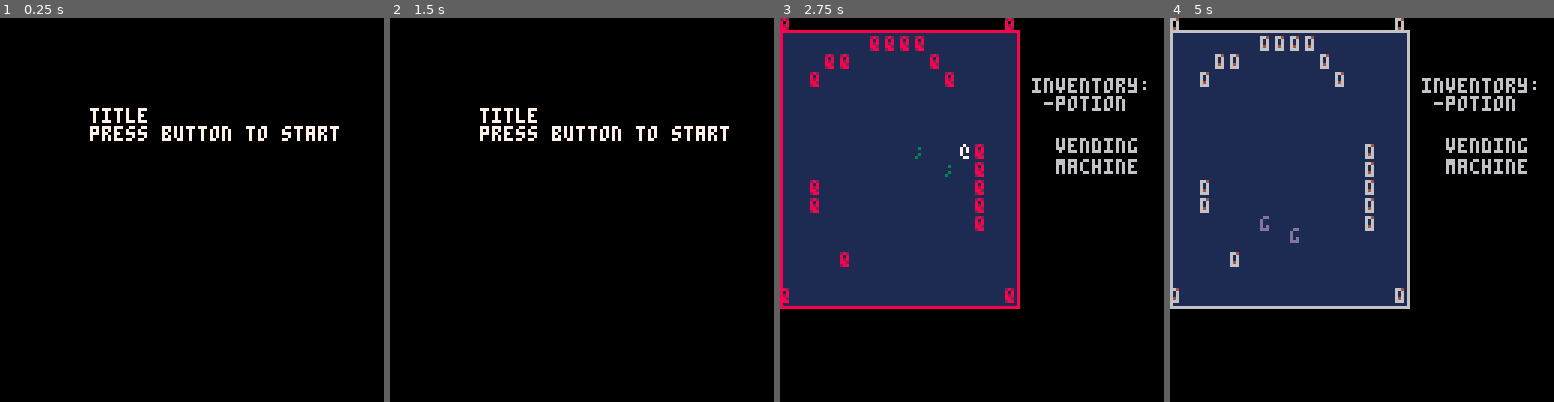
Above: before the commit, frames 1-4 (left to right).
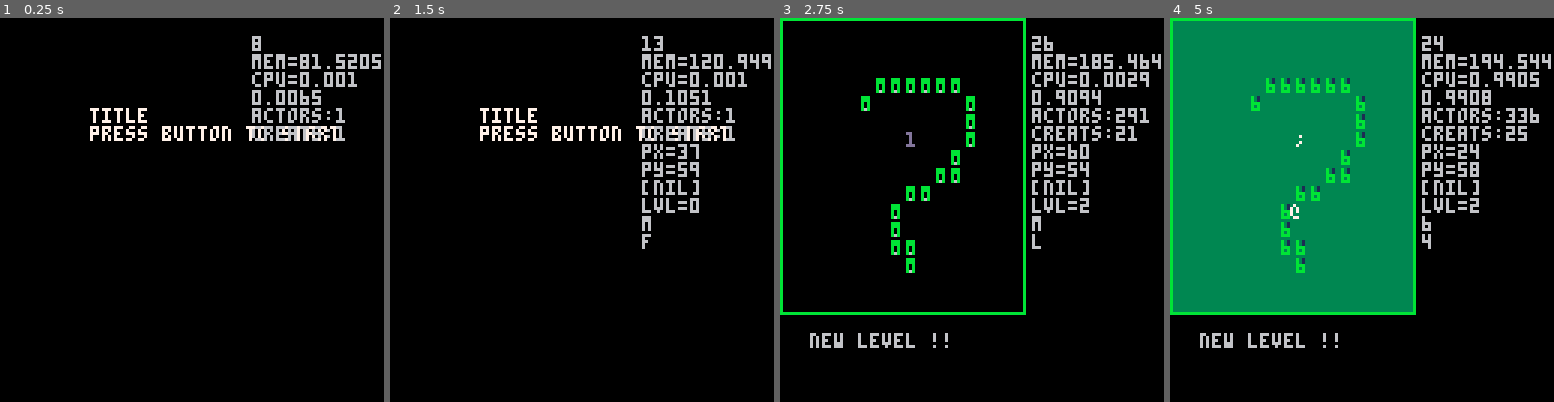
Above: after the commit, the same moments.

Repository: arnodick/castle
Game: PICO-8 cartridge castle.p8
The game is run twice, just before and just after one commit, with the same random seed, the same clock (stepped at 60 frames per second) and the same inputs.
Inputs:
- Up to frame 1 (0.25 s): no input
- Up to frame 2 (1.5 s): tap X (X key) at 0.33, 1.07 s; tap O (Z key) at 0.7 s
- Up to frame 3 (2.75 s): hold Right 1.6-2.1 s; tap O (Z key) at 1.7, 2.1, 2.5 s; tap X (X key) at 1.85 s; hold Up 2.15-2.42 s; hold Right from 2.47 s (still down)
- Up to frame 4 (5 s): tap O (Z key) every 0.4 s from 2.9 to 4.9 s; tap X (X key) at 2.97, 4.08 s; release Right at 3.03 s; hold Left 3.08-3.58 s; hold Down 3.63-3.97 s; hold Right 4.02-4.68 s; hold Up from 4.73 s (still down)

The runs differ from the first frame. In frame 1, 2.4% of the frame differs, in the area x 65-100%, y 4-33%; in frame 2, 3.5%; in frame 3, 52%; in frame 4, 54%, in the area x 0-100%, y 0-86%.

Commit message:
fixed that shit

Diff:
--- a/castle.p8
+++ b/castle.p8
@@ -4,7 +4,7 @@
 --cash castle
 --by ashley pringle
 
-debug=false
+debug=true
 debug_l={}
 debug_l[4]=0
 
@@ -20,7 +20,7 @@
 	if p!=nil then
 	debug_l[7]="px="..p.x
 	debug_l[8]="py="..p.y
-	debug_l[9]="pst="..p.steps
+--	debug_l[9]="pst="..p.steps
 	debug_l[10]="lvl="..level
 	end
 	if actortypes[2]!=nil then
@@ -48,36 +48,36 @@
 	feelings[15]="friendly"
 	feelings[16]="ostentatious"
 
-	adjective={}
-	adjective[1]="jaunty"
-	adjective[2]="gibbous"
-	adjective[3]="chattering"
-	adjective[4]="tumescent"
-	adjective[5]="unctuous"
-	adjective[6]="effervesent"
-	adjective[7]="subcutaneous"
-	adjective[8]="deplorable"
-	adjective[9]="analytic"
-	adjective[10]="loathsome"
-	adjective[11]="incomprehensible"
-	adjective[12]="greater"
-	adjective[13]="lesser"
-	adjective[14]="conservative"
-	adjective[15]="moderate"
-	adjective[16]="impatient"
-	adjective[17]="alright"
-	adjective[18]="reasonable"
-	adjective[19]="decent"
-	adjective[20]="unloved"
-	adjective[21]="failed"
-	adjective[22]="prospering"
-	adjective[23]="learned"
-	adjective[24]="disappointing"
-	adjective[25]="mundane"
-	adjective[26]="misunderstood"
-	adjective[27]="hairy"
-	adjective[28]="sartorial"
-	adjective[29]="swarthy"
+	adjectives={}
+	adjectives[1]="jaunty"
+	adjectives[2]="gibbous"
+	adjectives[3]="chattering"
+	adjectives[4]="tumescent"
+	adjectives[5]="unctuous"
+	adjectives[6]="effervesent"
+	adjectives[7]="subcutaneous"
+	adjectives[8]="deplorable"
+	adjectives[9]="analytic"
+	adjectives[10]="loathsome"
+	adjectives[11]="incomprehensible"
+	adjectives[12]="greater"
+	adjectives[13]="lesser"
+	adjectives[14]="conservative"
+	adjectives[15]="moderate"
+	adjectives[16]="impatient"
+	adjectives[17]="alright"
+	adjectives[18]="reasonable"
+	adjectives[19]="decent"
+	adjectives[20]="unloved"
+	adjectives[21]="failed"
+	adjectives[22]="prospering"
+	adjectives[23]="learned"
+	adjectives[24]="disappointing"
+	adjectives[25]="mundane"
+	adjectives[26]="misunderstood"
+	adjectives[27]="hairy"
+	adjectives[28]="sartorial"
+	adjectives[29]="swarthy"
 
 	pronouns={}
 	pronouns[1]="half-"
@@ -154,7 +154,7 @@
 	end
 
 	--player attributes
-	local ad=flr(rnd(#adjective))+1
+	local ad=flr(rnd(#adjectives))+1
 	local pn=#pronouns if rnd(1)<=0.5 then pn=flr(rnd(#pronouns))+1 end
 	local sp=flr(rnd(#species))+1
 	local fe=flr(rnd(#feelings))+1
@@ -176,7 +176,7 @@
 		actortypes[2][a].m=0
 		actortypes[2][a].ch2=sub(chars,ch2,ch2)
 		actortypes[2][a].c2=flr(rnd(14))+1
-		actortypes[2][a].ad=flr(rnd(#adjective))+1
+		actortypes[2][a].ad=flr(rnd(#adjectives))+1
 		actortypes[2][a].pn=#pronouns if rnd(1)<=0.5 then actortypes[2][a].pn=flr(rnd(#pronouns))+1 end
 		actortypes[2][a].sp=flr(rnd(#objects))+1
 		actortypes[2][a].fe=flr(rnd(#feelings))+1
@@ -187,20 +187,22 @@
 		actortypes[3][a].ch=sub(chars,ch,ch)
 		actortypes[3][a].c=flr(rnd(14))+1
 		actortypes[3][a].m=2
-		actortypes[3][a].ad=flr(rnd(#adjective))+1
+		actortypes[3][a].ad=flr(rnd(#adjectives))+1
 		actortypes[3][a].pn=#pronouns if rnd(1)<=0.5 then actortypes[2][a].pn=flr(rnd(#pronouns))+1 end
 		actortypes[3][a].sp=flr(rnd(#species))+1
 		actortypes[3][a].fe=flr(rnd(#feelings))+1
 	end
-
-	levelc=flr(rnd(3))
 end
 
 function rooms_i(sa)
 	rooms={}
 	for b=0,3 do
 		rooms[b]={}
+		rooms[b].c=flr(rnd(6))
+		rooms[b].ad=flr(rnd(#adjectives))+1
+		rooms[b].pl=flr(rnd(#places))+1
 		for a=0,sa*sa-1 do
+			--sets sector of map to load
 			rooms[b][a]=flr(rnd(8))
 		end
 	end
@@ -215,14 +217,11 @@
 end
 
 function loadsector(sx,sy,mx,my)
-	--sx sy=sector of room[] to be set
-	--mx my=sector from map to load into room[]
-	--sx=0-3 sy=0-3
-	--mx=0-7 my=0-3
+	--sx+sy=sector of room[] to be set
+	--mx+my=sector from map to load into room[]
 	for b=0,sector_s-1 do
-		for a=1,sector_s do
-			--room[a+sx*sector_s][b+sy*sector_s]=mget(a+mx*sector_s,b+my*sector_s)
-			room[a+sx*sector_s][b+sy*sector_s]=mget(a,b)
+		for a=0,sector_s-1 do
+			room[a+sx*sector_s][b+sy*sector_s]=mget(a+mx*sector_s,b+my*sector_s)
 		end
 	end
 end
@@ -231,22 +230,24 @@
 	--rw=# of cells in room
 	--s =# of sectors in room
 	room={}
-	for a=1,rw do
+	for a=0,rw-1 do
 		room[a]={}
-		for b=1,rw do
+		for b=0,rw-1 do
 			room[a][b]=0
 		end
 	end
 	for b=0,s-1 do
 		for a=0,s-1 do
-			loadsector(a,b,rooms[level][b*4+a],level)
+			--loadsector(a,b,rooms[level][b*4+a],level)
+			loadsector(a,b,rooms[level][b*4+a],flr(rnd(3))+1)
 		end
 	end
 end
 
 function loadactors(r)
-	for b=1,r do
-		for a=1,r do
+	--r=room width in cells
+	for b=0,r-1 do
+		for a=0,r-1 do
 			local cell=room[a][b]
 			if cell>0 then
 				makeactor(cell,a,b)
@@ -272,7 +273,7 @@
 		add(actors.creatures,a)
 	end
 	if a.t==1 then
-		a.steps=0
+--		a.steps=0
 		a.attackpwr=2
 		a.target=nil
 	end
@@ -293,19 +294,15 @@
 function drawactor(a)
 	if a.secx==cam[1] then
 		if	a.secy==cam[2] then
-			--if a.t==2 then
 			if actortypes[a.t][level+1].ch2!=nil then
-				print(actortypes[a.t][level+1].ch2,a.x*cellw+a.shakex,a.y*cellh+a.shakey,actortypes[2][level+1].c2)
+				print(actortypes[a.t][level+1].ch2,a.x*cellw+a.shakex+camoffx,a.y*cellh+a.shakey+camoffy,actortypes[2][level+1].c2)
 			end
-			print(actortypes[a.t][level+1].ch,a.x*cellw+a.shakex,a.y*cellh+a.shakey,actortypes[a.t][level+1].c)
-		end
-	end
---	print(a.x,a.x*cellw+cellw,a.y*cellh,a.c)
---	print(a.y,a.x*cellw,a.y*cellh+cellh,a.c)
+			print(actortypes[a.t][level+1].ch,a.x*cellw+a.shakex+camoffx,a.y*cellh+a.shakey+camoffy,actortypes[a.t][level+1].c)
+		end
+	end
 end
 
 function drawmenu(m)
---	rect(m.x,m.y,m.x+m.w,m.y+m.h,7)
 	for a=0,#m.me-1 do
 		print(m.me[a+1],m.x+cam[1],m.y+a*cellh+cam[2],6)
 	end
@@ -322,17 +319,17 @@
 end
 
 function actoroob(a,dire)
-	if a.x+dire[1]<1       then dire[1]=room_w-2 end
-	if a.x+dire[1]>=room_w then dire[1]=-room_w+2 end
-	if a.y+dire[2]<1       then dire[2]=room_w-2 end
-	if a.y+dire[2]>=room_w then dire[2]=-room_w+2 end
+	if a.x+dire[1]<0       then dire[1]=room_w-1 end
+	if a.x+dire[1]>=room_w then dire[1]=-room_w+1 end
+	if a.y+dire[2]<0       then dire[2]=room_w-1 end
+	if a.y+dire[2]>=room_w then dire[2]=-room_w+1 end
 	return dire
 end
 
 function movetype(a)
 	local m=actortypes[a.t][level+1].m
 	if m==1 then
-		if a.t==1 then a.steps+=1 end
+--		if a.t==1 then a.steps+=1 end
 		return btn()
 --		return btnp()
 	end
@@ -343,21 +340,21 @@
 
 function followactor(a,t)
 	if t.secx==a.secx and t.secy==a.secy then
-	local xdist=t.x-a.x
-	local ydist=t.y-a.y
-	if abs(xdist)==abs(ydist) then
-		return 2^flr(rnd(4))
-	else
-		if abs(xdist)>abs(ydist) then
-			if xdist<0 then return 1
-			else return 2
+		local xdist=t.x-a.x
+		local ydist=t.y-a.y
+		if abs(xdist)==abs(ydist) then
+			return 2^flr(rnd(4))
+		else
+			if abs(xdist)>abs(ydist) then
+				if xdist<0 then return 1
+				else return 2
+				end
+			else
+				if ydist<0 then return 4
+				else return 8
+				end
 			end
-		else
-			if ydist<0 then return 4
-			else return 8
-			end
-		end
-	end
+		end
 	end
 end
 
@@ -429,15 +426,16 @@
 			m.me[1]="you face:"
 			if p.target!=2 then
 				m.me[2]=" a "..species[actortypes[p.target][level+1].sp]
+				m.me[3]=" it feels "..feelings[actortypes[p.target][level+1].fe]
 			else
 				m.me[2]=" a "..objects[actortypes[p.target][level+1].sp]
 			end
 		else
-			local n=flr(rnd(#adjective))+1
+			local n=flr(rnd(#adjectives))+1
 			local ty=actortypes[p.t][level+1]
 			m.me[1]="you are:"
-			m.me[2]=" a "..adjective[ty.ad].." "..pronouns[ty.pn]..species[ty.sp]
-			m.me[3]=" in a "..adjective[n].." "..places[flr(rnd(#places))+1]
+			m.me[2]=" a "..adjectives[ty.ad].." "..pronouns[ty.pn]..species[ty.sp]
+			m.me[3]=" in a "..adjectives[rooms[level].ad].." "..places[rooms[level].pl]
 			m.me[4]=" feeling *"..feelings[ty.fe].."*"
 		end
 	end
@@ -459,7 +457,7 @@
 	end
 end
 
-function levelchange(l)
+function changelevel(l)
 	actors={}
 	actors.creatures={}
 	if players[1]!=nil then
@@ -498,7 +496,7 @@
 		cam[2]=flr(p.y/sector_s)*sector_s*cellh
 		end
 		loadactors(room_w)
-		local n=flr(rnd(#adjective))+1
+		local n=flr(rnd(#adjectives))+1
 		if p!=nil then
 			makemenu(10,105,120,20)
 		end
@@ -529,7 +527,7 @@
 		if btnp(4) then
 			level+=1
 			if level>3 then level=0 end
-			levelchange(level)
+			changelevel(level)
 --			state_i(state)
 		end
 		end
@@ -550,9 +548,10 @@
 		print("title\npress button to start",30,30,7)
 	end
 	if s==1 then
-		rectfill(cam[1],-2+cellh+cam[2],16*cellw-1+cam[1],16*cellh+cam[2],level+levelc)
+		--rectfill(cam[1],cam[2],cam[1]+sector_s*cellw,cam[2]+sector_s*cellh+1,level+levelc)
+		rectfill(cam[1],cam[2],cam[1]+sector_s*cellw,cam[2]+sector_s*cellh+1,rooms[level].c)
 		foreach(actors,drawactor)
-		rect(cam[1],-2+cellh+cam[2],16*cellw-1+cam[1],16*cellh+cam[2])
+		rect(cam[1],cam[2],cam[1]+sector_s*cellw+1,cam[2]+sector_s*cellh+2)
 		if not debug then
 		print("inventory:\n -potion",cam[1]+84,cam[2]+20,6)
 		print("  vending",cam[1]+84,cam[2]+40,6)
@@ -564,7 +563,7 @@
 		--rect(-2+cellw,-2+cellh,64*cellw-1,64*cellh)
 	if debug then
 		for a=1,#debug_l do
-			print(debug_l[a],cam[1]+82,cam[2]+a*6,6)
+			print(debug_l[a],cam[1]+84,cam[2]+a*6,6)
 		end
 	end
 end
@@ -576,6 +575,8 @@
 	room_w=sector_s*sector_a
 
 	cam={}
+	camoffx=2
+	camoffy=2
 	words()
 
 	level=0
